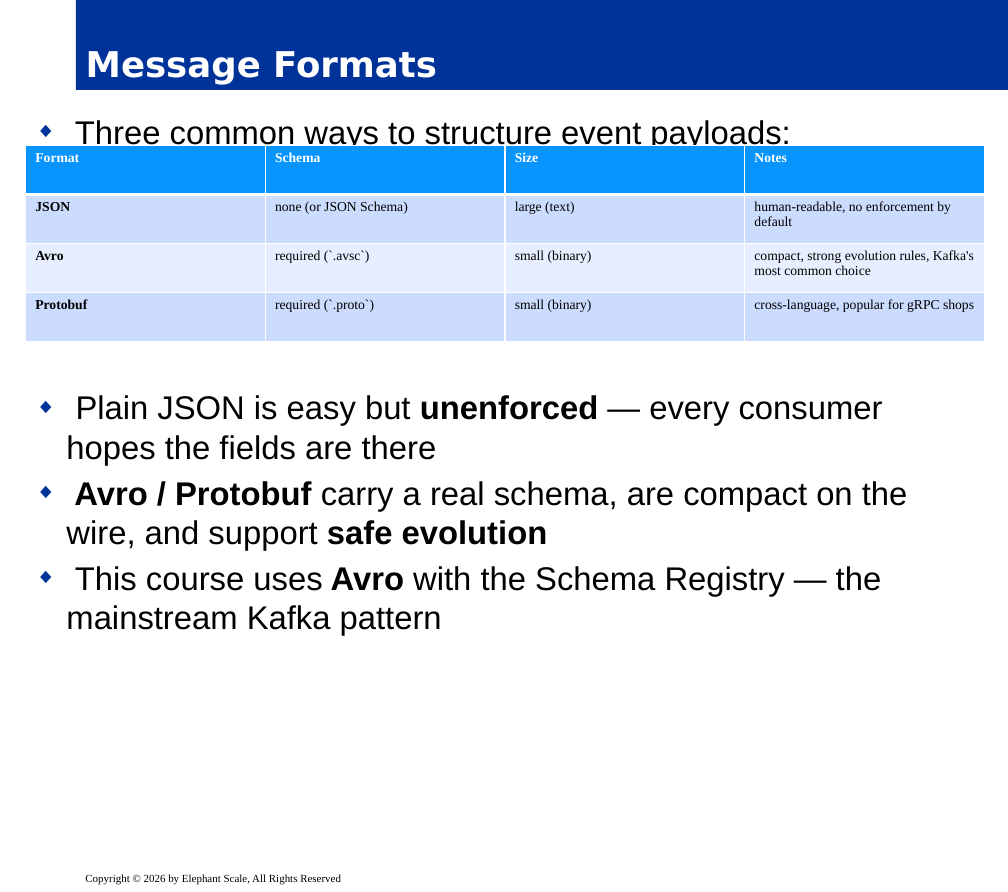
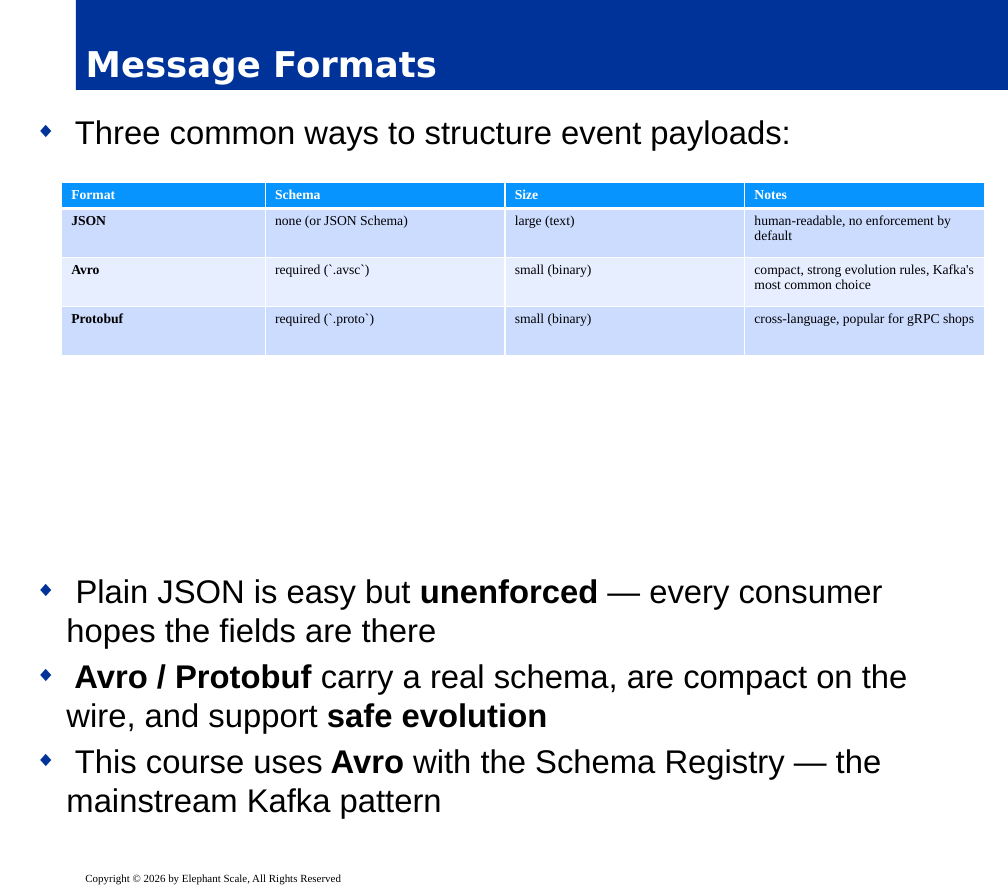
Before and after one commit to elephantscale/Apache-Kafka-for-Developers, a slide deck: slide 4 of slides/release/08__inter-4-schema-registry.pptx. Drawn at 1008x892 pixels with LibreOffice and Linux fonts; fonts in the diff are those of the drawing; background and template pictures are left out. Boxes give left, top, right and bottom in pixels: in the first picture for what was removed or moved away, otherwise in the second. Text is boxed around its words. In the diff, an @@ line names an element or a change of style, - is before the commit and + after.

```diff
--- a/slides/release/08__inter-4-schema-registry.pptx
+++ b/slides/release/08__inter-4-schema-registry.pptx
@@ text "Three common ways to structure ..." rewrapped from <box>66,120,908,636</box> to <box>66,120,908,819</box> @@
@@ table: place and size @@
-table at <box>26,146,985,342</box>
+table at <box>61,182,984,546</box>
```
Also in this commit, not shown: 6 other slides changed, 1 other file.
